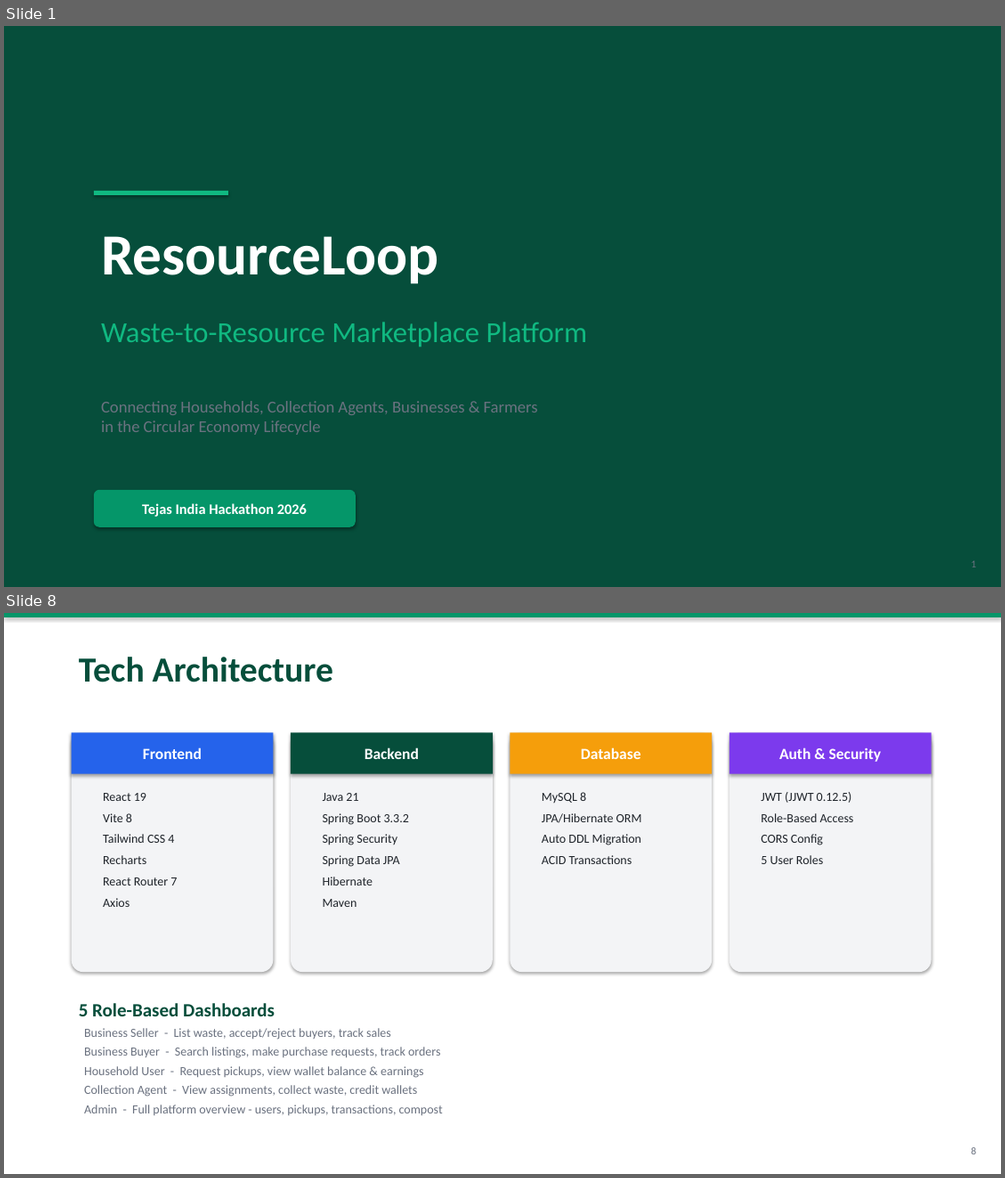
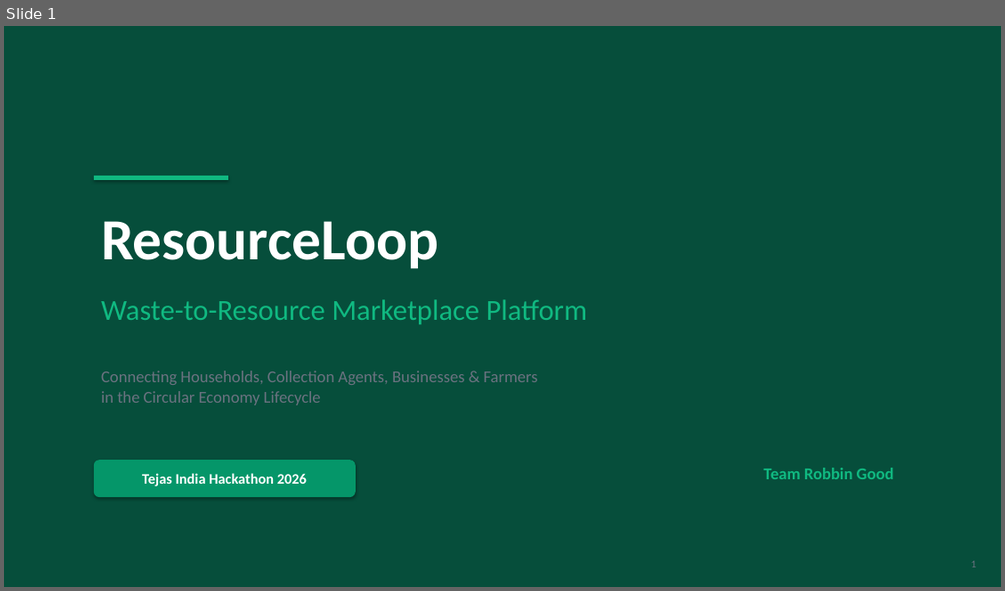
Before and after one commit to Tejas-India-Hackathon-2026/Team-Robbin-Good, a slide deck: ResourceLoop_Pitch_Deck.pptx. Shown one above the other, each under a label of ours: slides 1 and 8 before the commit, slide 1 after it; the slides between them are not shown. The pictures are 1005x1178 and 1005x591 pixels, drawn with LibreOffice and Linux fonts; fonts in the diff are those of the drawing. Boxes give left, top, right and bottom in pixels: in the first picture for what was removed or moved away, otherwise in the second. Text is boxed around its words. In the diff, an @@ line names an element or a change of style, - is before the commit and + after.

Commit message:
docs: comprehensive 18-slide pitch deck with aligned layout and module deep-dives

```diff
--- a/ResourceLoop_Pitch_Deck.pptx
+++ b/ResourceLoop_Pitch_Deck.pptx
@@ slide 8 removed at (4,613,1001,1174), background #FFFFFF @@
@@ rectangle removed at (4,613,1001,617) @@
@@ text removed at (79,657,333,682) @@
-Tech Architecture
@@ rounded rectangle removed at (72,732,273,972) @@
@@ rectangle removed at (72,732,273,774) @@
-Frontend
@@ rounded rectangle removed at (291,732,493,972) @@
@@ rectangle removed at (291,732,493,774) @@
-Backend
@@ rounded rectangle removed at (510,732,712,972) @@
@@ rectangle removed at (510,732,712,774) @@
-Database
@@ rounded rectangle removed at (729,732,931,972) @@
@@ rectangle removed at (729,732,931,774) @@
-Auth & Security
@@ text removed at (103,793,177,907) @@
-React 19
-Vite 8
-Tailwind CSS 4
-Recharts
-React Router 7
-Axios
@@ text removed at (323,793,409,907) @@
-Java 21
-Spring Boot 3.3.2
-Spring Security
-Spring Data JPA
-Hibernate
-Maven
@@ text removed at (542,792,642,864) @@
-MySQL 8
-JPA/Hibernate ORM
-Auto DDL Migration
-ACID Transactions
@@ text removed at (760,792,854,864) @@
-JWT (JJWT 0.12.5)
-Role-Based Access
-CORS Config
-5 User Roles
@@ text removed at (79,1003,443,1115) @@
-5 Role-Based Dashboards
-Business Seller - List waste, accept/reject buyers, track sales
-Business Buyer - Search listings, make purchase requests, track orders
-Household User - Request pickups, view wallet balance & earnings
-Collection Agent - View assignments, collect waste, credit wallets
-Admin - Full platform overview - users, pickups, transactions, compost
@@ text removed at (971,1147,976,1154) @@
-8
@@ slide 1 changed as well @@
@@ rectangle: place and size @@
-rectangle at (94,191,228,195)
+rectangle at (94,176,228,180)
@@ text "ResourceLoop": place and size @@
-text "ResourceLoop" at (101,236,438,284)
+text "ResourceLoop" at (101,221,438,269)
@@ text "Waste-to-Resource Marketplace Platform": place and size @@
-text "Waste-to-Resource Marketplace Platform" at (101,321,588,346)
+text "Waste-to-Resource Marketplace Platform" at (101,299,588,324)
@@ text "Connecting Households, Collection Agents, Businesses ...": place and size @@
-text "Connecting Households, Collection Agents, Businesses ..." at (101,401,538,435)
+text "Connecting Households, Collection Agents, Businesses ..." at (101,370,538,405)
@@ rounded rectangle "Tejas India Hackathon 2026": place and size @@
-rounded rectangle "Tejas India Hackathon 2026" at (94,490,356,527)
+rounded rectangle "Tejas India Hackathon 2026" at (94,459,356,497)
@@ text added at (763,467,894,479), 16 pt, text #10B981, bold @@
+Team Robbin Good
```
Also in this commit, not shown: 10 other slides changed, 7 slides added.
